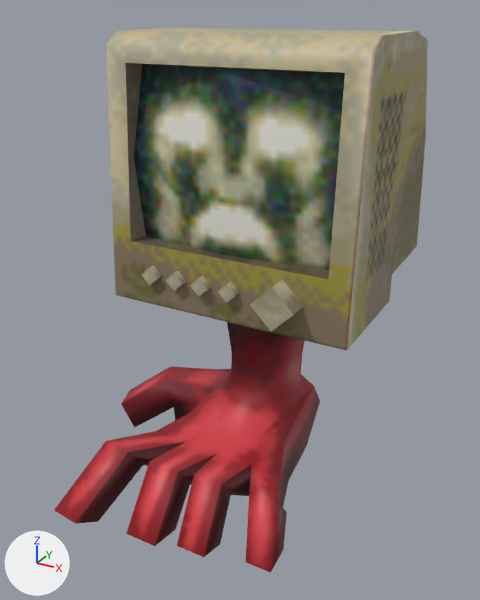
An edit to the FBX model Assets/_Arte/Characters/Static/STATIC.fbx, drawn before and after from the same camera.
Before and after are seen from a 50 mm camera at (0.823, -1.665, 1.361) aimed at (-0.016, -0.14, 0.598). The lights are fixed; the arrows at lower left show +X, +Y and +Z. The first picture is the older version. Shape keys are drawn at the values saved in each file.
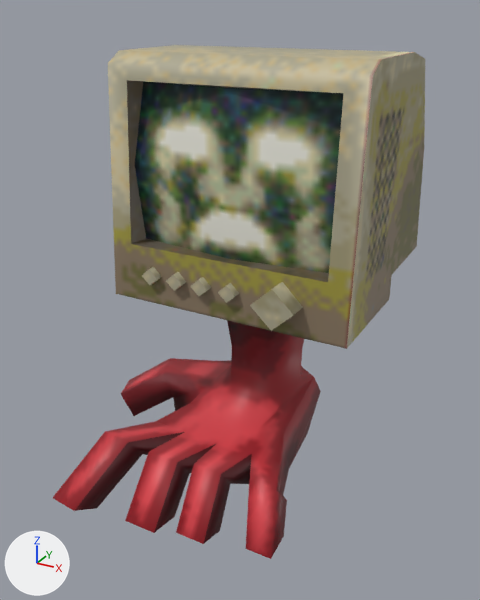
Boxes [x1, y1, x2, y2] around the edits, measured in the pictures (480 x 600 px):
'Mesh', reshaped
    before: [54, 27, 428, 573]
    after: [53, 45, 425, 559]

The change in detail:
In shape key 'ScaleY' (key_0_scaley), value goes from 0.0 to 0.07.
